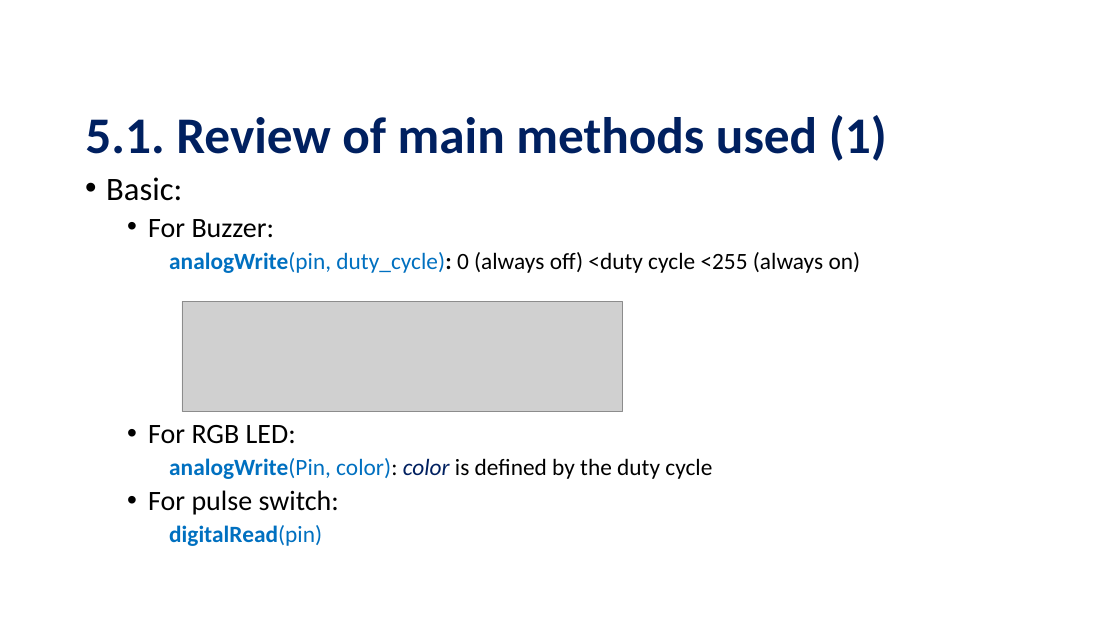
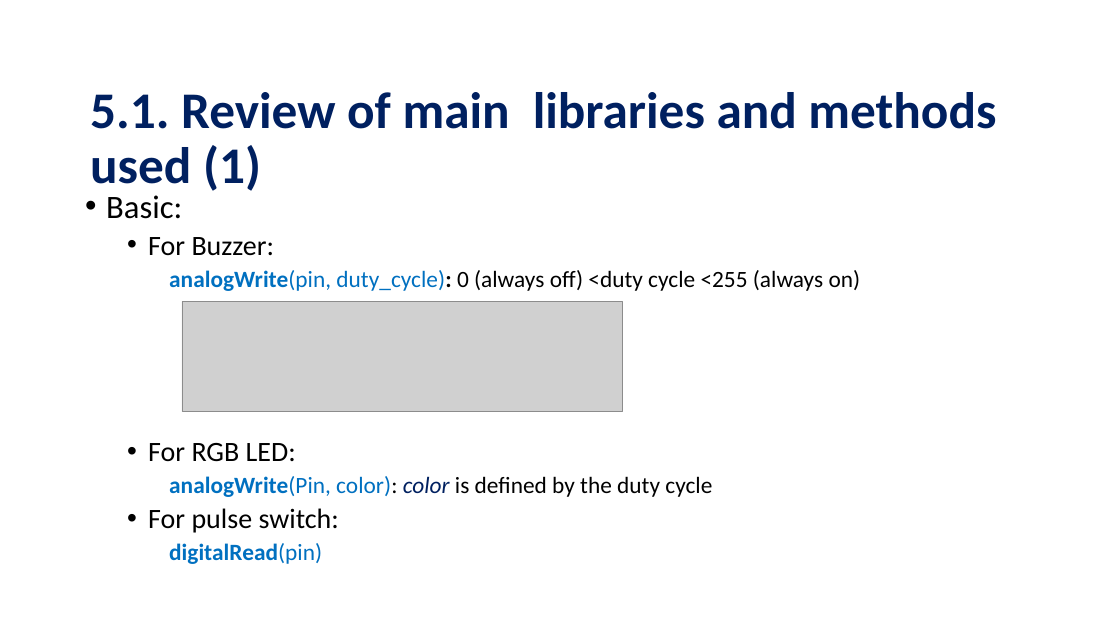
Before and after one commit to FlorLoreto/Projects, a slide deck: slide 15 of The Internet of Things.ppt (slide 13 before the commit). Drawn at 1120x630 pixels with LibreOffice and Linux fonts; fonts in the diff are those of the drawing; grey boxes stand for pictures; background and template pictures are left out. Boxes give left, top, right and bottom in pixels: in the first picture for what was removed or moved away, otherwise in the second. Text is boxed around its words. In the diff, an @@ line names an element or a change of style, - is before the commit and + after.

```diff
--- a/The Internet of Things.ppt
+++ b/The Internet of Things.ppt
@@ title at (x1=90, y1=92, x2=996, y2=196): text changed @@
-5.1. Review of main methods used (1)
+5.1. Review of main libraries and methods used (1)
@@ text "Basic:" moved from (x1=106, y1=177, x2=861, y2=546) to (x1=106, y1=195, x2=861, y2=564) @@
```
Also in this commit, not shown: 1 other slide changed, 7 slides added, 1 slide removed, 18 other files.
